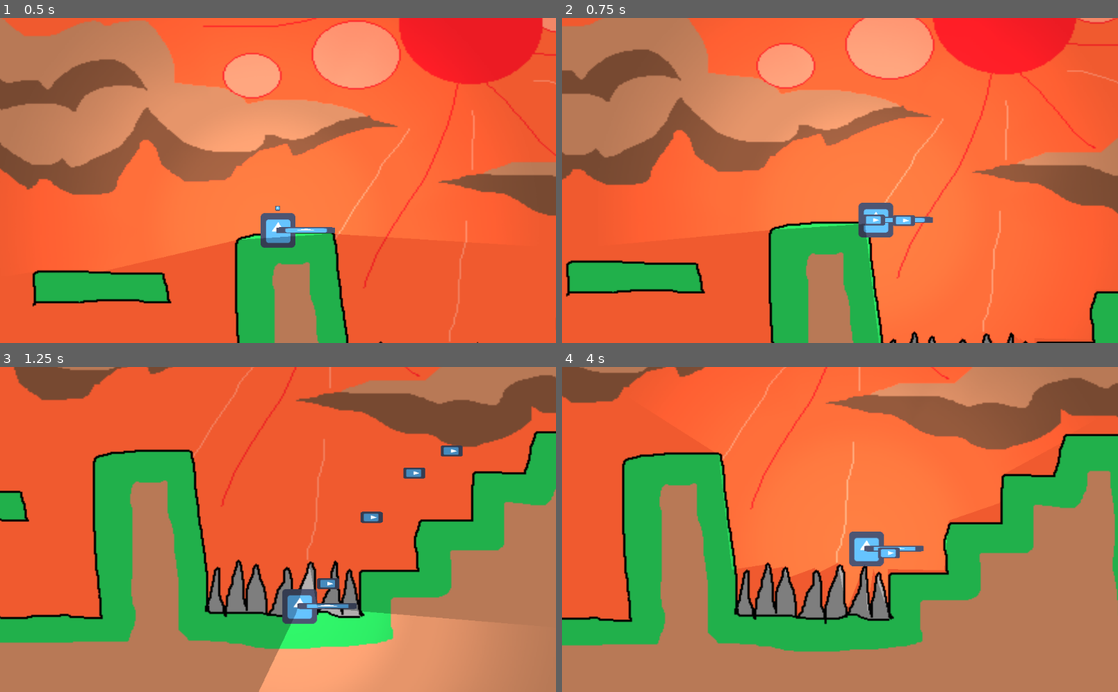
Above: before the commit, frames 1-4 (two rows, left to right).
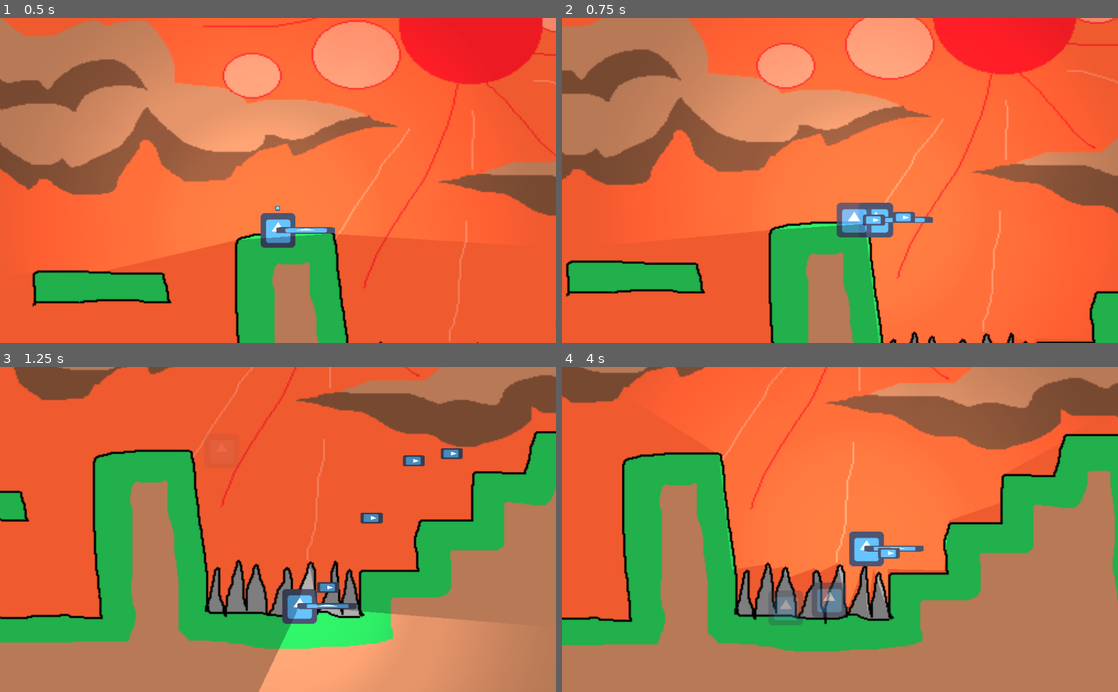
Above: after the commit, the same moments.

Repository: IgorBayerl/godot-game-liliths-crusade
Game: Godot game, scene res://src/Scenes/Main.tscn
Two runs of this game, one before a commit and one after it. Both use one fixed random seed, a clock stepped at 60 frames per second and the inputs below. The engine's default icon, where the game draws it, is replaced by a stand-in: a white triangle on a blue panel in a dark square.
Inputs (mouse positions are in pixels of both pictures, inside the frame that each line leads up to):
- Up to frame 1 (0.5 s): no input
- Up to frame 2 (0.75 s): move the mouse to (962, 164) at 0.52 s; hold D (move_RIGHT) from 0.53 s (still down); hold K (shoot) from 0.53 s (still down); tap L (hability) at 0.6 s; click (962, 164) at 0.67 s
- Up to frame 3 (1.25 s): keep holding D (move_RIGHT); keep holding K (shoot); tap J (jump) at 0.77 s
- Up to frame 4 (4 s): release D (move_RIGHT) at 1.25 s; release K (shoot) at 1.25 s; drag from (728, 545) to (812, 594) at 1.27 s; move the mouse to (895, 458) at 2.02 s; hold A (move_LEFT) 2.03-2.75 s; hold K (shoot) 2.03-2.75 s; tap L (hability) at 2.1, 3.6 s; drag from (812, 594) to (673, 480) at 2.77 s; move the mouse to (1006, 578) at 3.52 s; hold D (move_RIGHT) from 3.53 s (still down); hold K (shoot) from 3.53 s (still down); tap J (jump) at 3.77 s

Frame 1 is identical in both runs. In frame 2, 0.7% of the frame differs, in the area x 49-64%, y 56-68%; in frame 3, 0.6%; in frame 4, 1.0%, in the area x 37-61%, y 55-80%.

Commit message:
Dash and sounds

Diff:
--- /dev/null
+++ b/src/Actors/Efeitos/ghost.tscn
@@ -0,0 +1,11 @@
+[gd_scene load_steps=3 format=2]
+
+[ext_resource path="res://icon.png" type="Texture" id=1]
+[ext_resource path="res://src/Scripts/ghost.gd" type="Script" id=2]
+
+[node name="Ghost" type="Sprite"]
+texture = ExtResource( 1 )
+script = ExtResource( 2 )
+
+[node name="alpha_tween" type="Tween" parent="."]
+[connection signal="tween_all_completed" from="alpha_tween" to="." method="_on_alpha_tween_tween_all_completed"]
--- a/src/Actors/Player.tscn
+++ b/src/Actors/Player.tscn
@@ -1,9 +1,10 @@
-[gd_scene load_steps=6 format=2]
+[gd_scene load_steps=7 format=2]
 
 [ext_resource path="res://src/Scripts/Player.gd" type="Script" id=1]
 [ext_resource path="res://icon.png" type="Texture" id=2]
 [ext_resource path="res://src/Scripts/Mira.gd" type="Script" id=3]
 [ext_resource path="res://src/Assets/Sprites/light.png" type="Texture" id=4]
+[ext_resource path="res://src/Assets/Audios/Effects/SHOOT.wav" type="AudioStream" id=5]
 
 [sub_resource type="RectangleShape2D" id=1]
 extents = Vector2( 27.9387, 29.178 )
@@ -31,13 +32,18 @@
 scale = Vector2( 1.69871, 0.176154 )
 texture = ExtResource( 2 )
 
+[node name="SoundEffects" type="Node" parent="Mira"]
+
+[node name="Shoot" type="AudioStreamPlayer" parent="Mira/SoundEffects"]
+stream = ExtResource( 5 )
+
 [node name="Camera2D" type="Camera2D" parent="."]
 offset = Vector2( 0, -70 )
 current = true
 smoothing_enabled = true
 smoothing_speed = 7.0
 
-[node name="Timer" type="Timer" parent="."]
+[node name="Dash_Timer" type="Timer" parent="."]
 wait_time = 0.2
 one_shot = true
 
@@ -51,4 +57,9 @@
 color = Color( 0.937255, 0.862745, 0.862745, 1 )
 energy = 0.7
 shadow_enabled = true
-[connection signal="timeout" from="Timer" to="." method="_on_Timer_timeout"]
+
+[node name="Ghost_Timer" type="Timer" parent="."]
+wait_time = 0.1
+autostart = true
+[connection signal="timeout" from="Dash_Timer" to="." method="_on_Timer_timeout"]
+[connection signal="timeout" from="Ghost_Timer" to="." method="_on_Ghost_Timer_timeout"]
--- a/src/Scripts/Mira.gd
+++ b/src/Scripts/Mira.gd
@@ -4,7 +4,7 @@
 
 export var bullet_speed = 1000
 export var fire_rate = 0.2
-export var random_rate = 1
+export var random_rate = 0.1
 
 var dir: = Vector2()
 var can_fire = true
@@ -15,6 +15,7 @@
 
 	if Input.is_action_pressed("shoot") and can_fire:
 		instanciate_bullet()
+		$SoundEffects/Shoot.play()
 
 func get_direction() -> int:
 	if Input.get_action_strength("move_LEFT") :
@@ -26,15 +27,18 @@
 func instanciate_bullet() ->void:
 	var bullet_instance = bullet.instance()
 	bullet_instance.position = get_global_position()
-	bullet_instance.rotation_degrees = rotation_degrees
-	bullet_instance.apply_impulse(Vector2(),Vector2(bullet_speed,0).rotated(rotation))
+	bullet_instance.rotation_degrees = rotation_degrees + _random_value()
+	bullet_instance.apply_impulse(Vector2(),Vector2(bullet_speed,0).rotated(rotation + _random_value()))
 	get_tree().get_root().add_child((bullet_instance))
 	can_fire = false
 	yield(get_tree().create_timer(fire_rate), "timeout")
 	can_fire = true
 
 func _random_value()-> float:
-	return rand_range( -random_rate , random_rate )
+	var _random_shoot_value = 0
+	_random_shoot_value = rand_range( -random_rate , random_rate )
+	print(_random_shoot_value)
+	return _random_shoot_value
 
 func set_direction_view() -> void:
 
--- a/src/Scripts/Player.gd
+++ b/src/Scripts/Player.gd
@@ -9,6 +9,7 @@
 var motion = Vector2()
 var direction = Vector2()
 var is_dashing = false
+var can_dash = true
 
 func _physics_process(delta: float) -> void:
 	_direction_move(delta)
@@ -59,7 +60,7 @@
 		return false
 
 func _can_dash() -> bool:
-	if is_dashing == false:
+	if is_dashing == false and can_dash == true:
 		return true
 	else:
 		return false
@@ -68,12 +69,22 @@
 	if _can_dash():
 
 		is_dashing = true
+		can_dash = false
 		SPEED = 800
 		$Dash.visible = false
-		$Timer.start()
+		$Dash_Timer.start()
 
 func _on_Timer_timeout() -> void:
 	SPEED = 300
+	is_dashing = false
 	yield(get_tree().create_timer(0.5), "timeout")
-	is_dashing = false
+	can_dash = true
 	$Dash.visible = true
+
+
+
+func _on_Ghost_Timer_timeout() -> void:
+	if is_dashing:
+		var this_ghost = preload("res://src/Actors/Efeitos/ghost.tscn").instance()
+		get_parent().add_child(this_ghost)
+		this_ghost.position = position
--- /dev/null
+++ b/src/Scripts/ghost.gd
@@ -0,0 +1,10 @@
+extends Sprite
+
+
+func _ready() -> void:
+	$alpha_tween.interpolate_property(self, "modulate", Color(1, 1, 1, 1), Color(1, 1, 1, 0), 0.6,Tween.TRANS_SINE, Tween.EASE_OUT)
+	$alpha_tween.start()
+
+
+func _on_alpha_tween_tween_all_completed() -> void:
+	queue_free()
Not shown, added: src/Assets/Audios/Effects/RUNNING .wav.import
Not shown, added: src/Assets/Audios/Effects/SHOOT.wav.import
Not shown, added: src/Assets/Audios/Effects/STEPS - LEAVES.wav.import
Not shown, added: src/Assets/Audios/Effects/RUNNING .wav
Not shown, added: src/Assets/Audios/Effects/SHOOT.wav
Not shown, added: src/Assets/Audios/Effects/STEPS - LEAVES.wav
